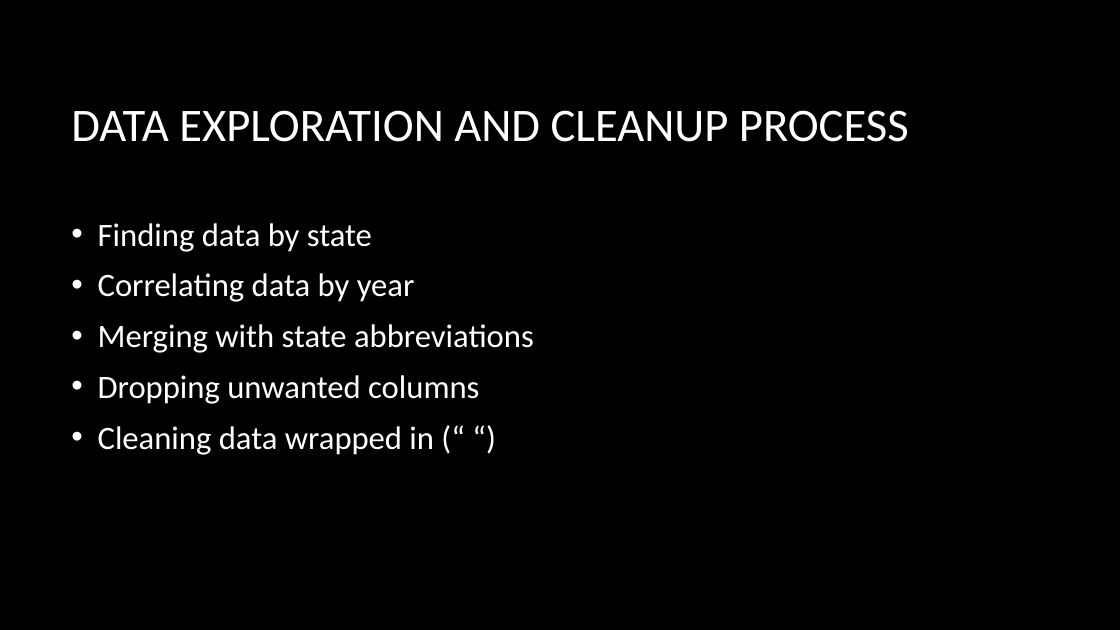
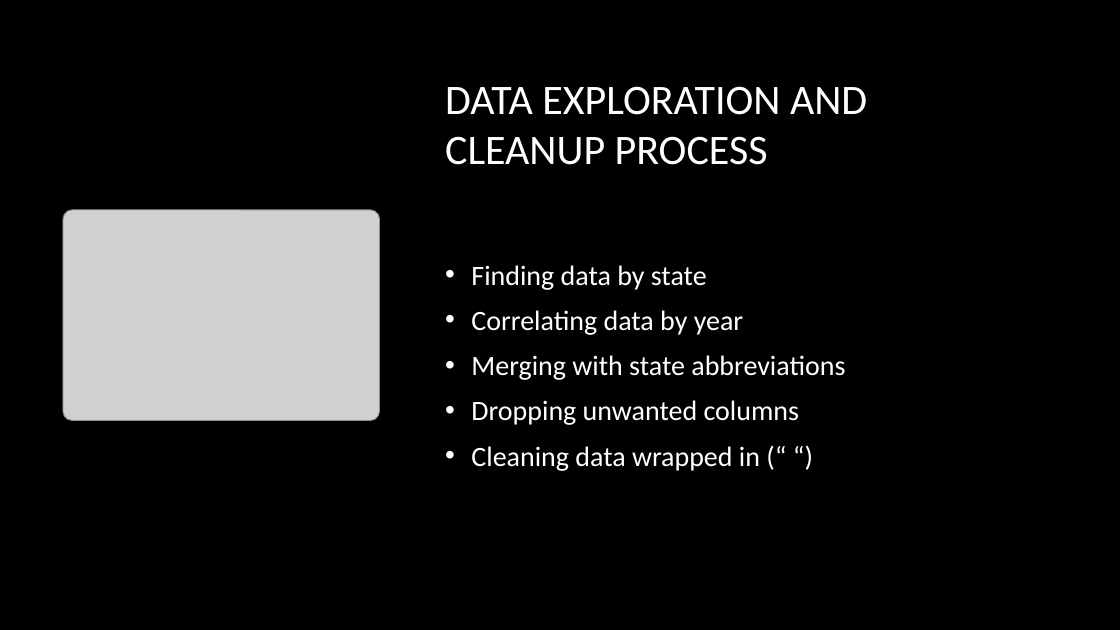
Before and after one commit to Phantogram/Project-BTTV, a slide deck: slide 6 of Project_One_BTTV.pptx. Drawn at 1120x630 pixels with LibreOffice and Linux fonts; fonts in the diff are those of the drawing; grey boxes stand for pictures; background and template pictures are left out. Boxes give left, top, right and bottom in pixels: in the first picture for what was removed or moved away, otherwise in the second. Text is boxed around its words. In the diff, an @@ line names an element or a change of style, - is before the commit and + after.

```diff
--- a/Project_One_BTTV.pptx
+++ b/Project_One_BTTV.pptx
@@ title "DATA EXPLORATION AND CLEANUP PROCESS": place and size @@
-title "DATA EXPLORATION AND CLEANUP PROCESS" at [71, 110, 909, 142]
+title "DATA EXPLORATION AND CLEANUP PROCESS" at [445, 86, 867, 165]
@@ title "DATA EXPLORATION AND CLEANUP PROCESS" at [445, 86, 867, 165]: size 40 to 36 pt @@
@@ text "Finding data by state": place and size @@
-text "Finding data by state" at [98, 223, 534, 455]
+text "Finding data by state" at [471, 265, 845, 471]
@@ text "Finding data by state" at [471, 265, 845, 471]: size 28 to 24 pt @@
@@ picture added at [63, 210, 380, 421] @@
```
Also in this commit, not shown: 8 other slides changed.
